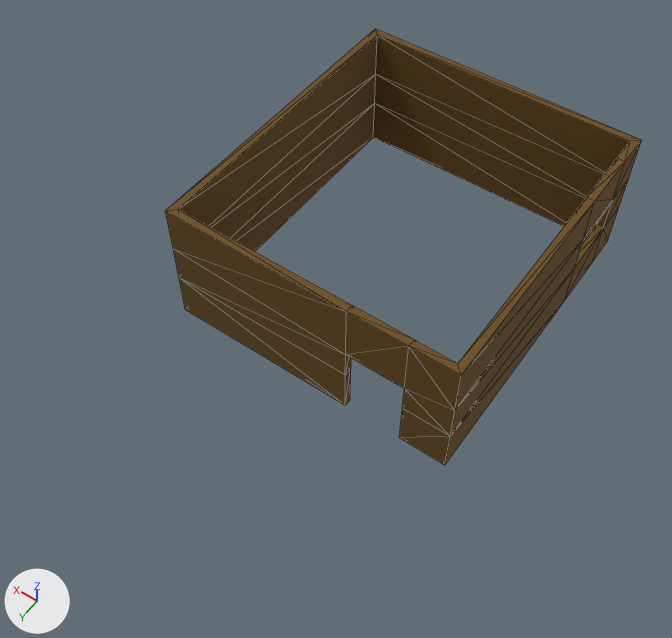
What one commit did to the FBX model Assets/Models/Scene_1/walls.fbx.
The view is the same before and after, from a 50 mm lens placed at (-3.96, 17.99, 18.29), pointed at (3.82, 7.09, 1.16). Every picture has the same lights, and +X, +Y and +Z are marked at lower left. Mesh edges are drawn as thin lines. Where no turn or scale is listed for an object, it has been applied to the vertices.

Objects in the first picture: 'walls'.
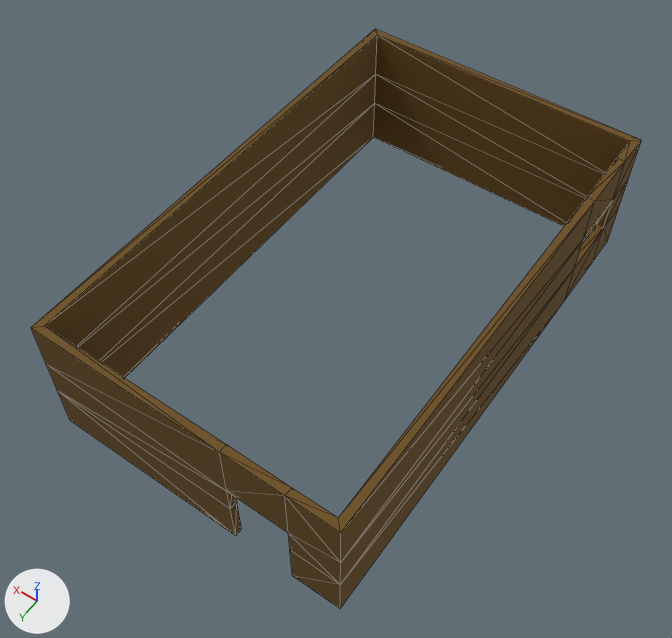
Location of each change, (x1, y1, x2, y2) in pixels of the pictures (672 x 638 px; the box of a moved part takes in the faces that stretch with it):
'walls', reshaped (28% wider, 33% taller): before (165, 29, 641, 465); after (31, 29, 641, 609)
part 1 of me_mesh, moved or reshaped: before (165, 38, 583, 465); after (31, 38, 583, 609)

Edits to the bpy script that builds the scene:
```text
Change me_mesh:
    where me_mesh.from_pydata(...)  # 64 vertices, 132 faces; spans x 0.0..7.6, y 0.0..8.3, z 0.0..3.5
    used by ob_walls; location = (0.0, 0.0, 0.0)
    me_mesh part 1: all 32 vertices in x 0.0..7.6, y 8.1..8.3, z 0.0..3.5 are moved by (0.0, 4.0, 0.0)
```
